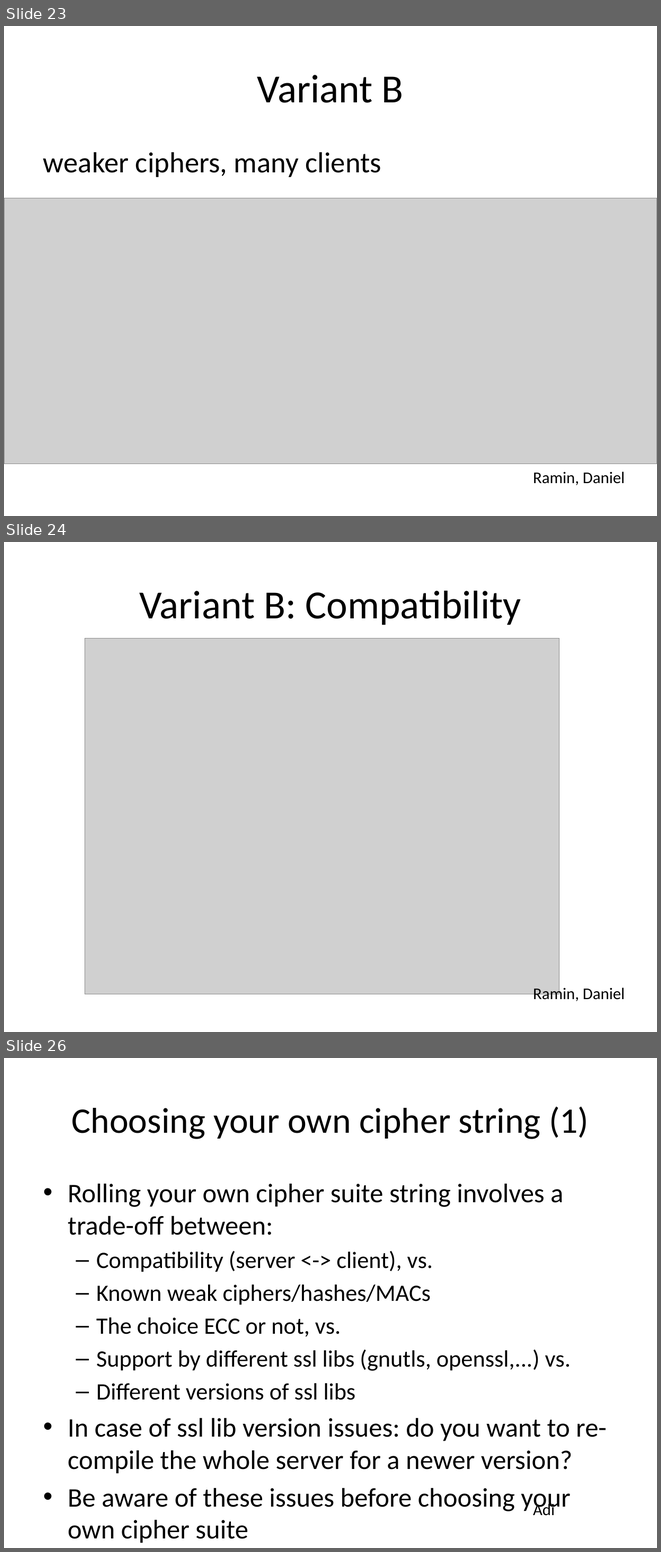
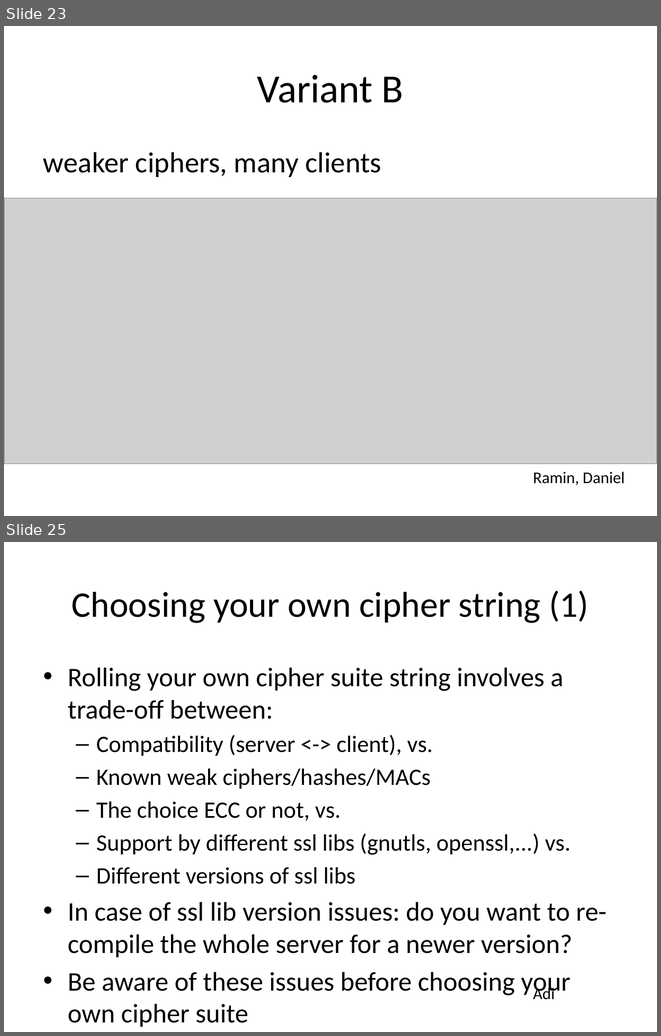
Before and after one commit to BetterCrypto/Applied-Crypto-Hardening, a slide deck: presentations/20131122-Deepsec-ACH project.pptx. Shown one above the other, each under a label of ours: slides 23, 24 and 26 before the commit, slides 23 and 25 after it; the slides between them are not shown. The pictures are 661x1552 and 661x1036 pixels, drawn with LibreOffice and Linux fonts; fonts in the diff are those of the drawing; grey boxes stand for pictures. Boxes give left, top, right and bottom in pixels: in the first picture for what was removed or moved away, otherwise in the second. Text is boxed around its words. In the diff, an @@ line names an element or a change of style, - is before the commit and + after.

```diff
--- a/presentations/20131122-Deepsec-ACH project.pptx
+++ b/presentations/20131122-Deepsec-ACH project.pptx
@@ slide 24 removed at [4, 542, 657, 1032], background #FFFFFF @@
@@ title removed at [139, 590, 521, 625] @@
-Variant B: Compatibility
@@ picture removed at [85, 638, 559, 994] @@
@@ text removed at [533, 985, 625, 1001] @@
-Ramin, Daniel
@@ what was slide 26 is now slide 25 @@
```
Also in this commit, not shown: 10 slides changed.
